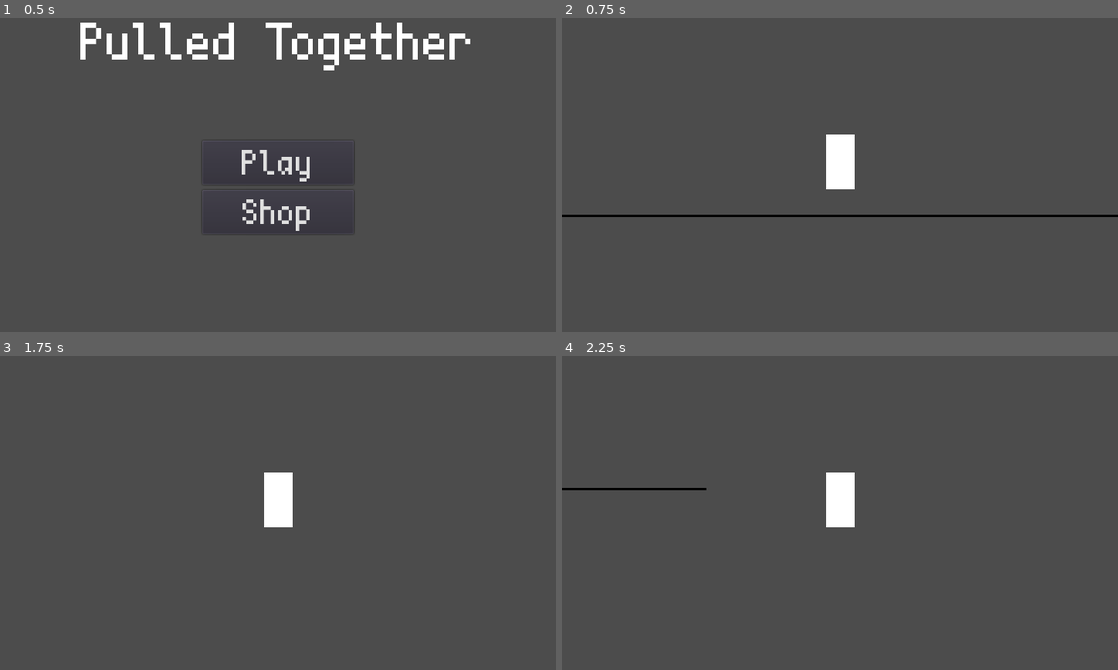
Above: before the commit, frames 1-4 (two rows, left to right).
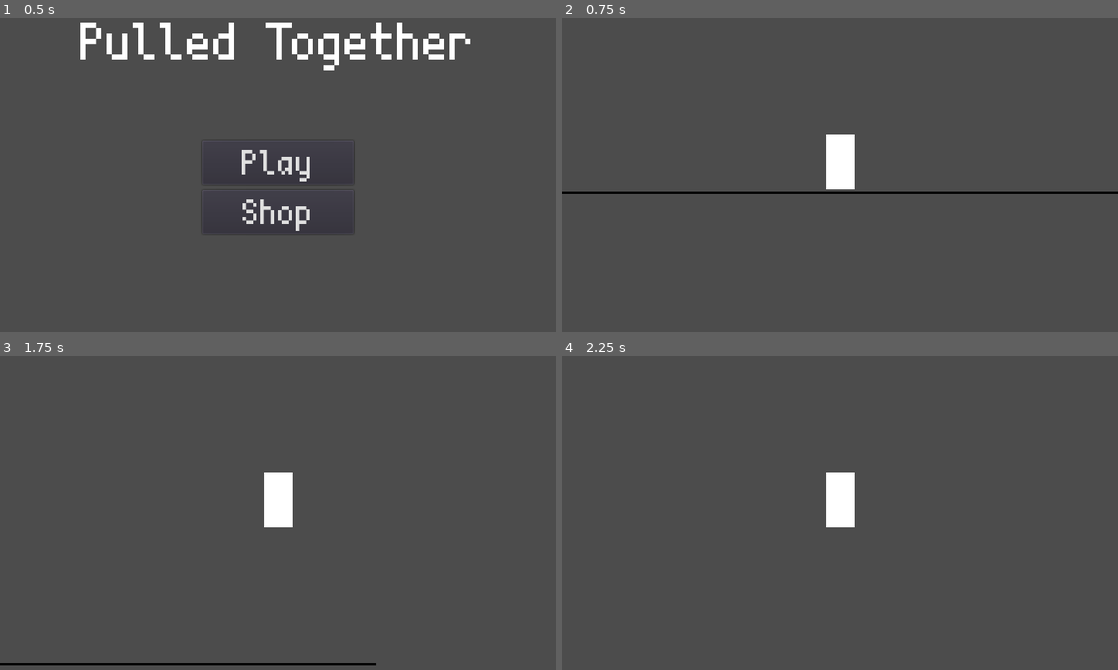
Above: after the commit, the same moments.

Repository: ShadowFungi/Pulled-Together
Game: Godot game, scene res://Scenes/Menus/MainMenu.tscn
Same seed, same stepped clock (60 frames per second), same inputs: the game is played once before the commit and once after it.
Inputs (mouse positions are in pixels of both pictures, inside the frame that each line leads up to):
- Up to frame 1 (0.5 s): no input
- Up to frame 2 (0.75 s): click "Play" at 0.5 s
- Up to frame 3 (1.75 s): tap Enter at 1.25 s; move the mouse to (400, 481) at 1.27 s; hold D (move_right) from 1.28 s (still down); click (400, 481) at 1.35 s; tap W (jump) at 1.52 s
- Up to frame 4 (2.25 s): keep holding D (move_right); move the mouse to (728, 519) at 2.02 s; click (728, 519) at 2.1 s

Frame 1 is identical in both runs. In frame 2, 1.5% of the frame differs, in the area x 0-100%, y 55-64%; in frame 3, 0.5%; in frame 4, 0.2%.

Commit message:
Prob added a reasonable gravity

Diff:
--- a/Scripts/Player/player.gd
+++ b/Scripts/Player/player.gd
@@ -6,7 +6,7 @@
 export var jump_strength := 1500.0
 export var max_jumps := 2
 export var double_jump_strength := 1200.0
-export var gravity := 4500.0
+export var gravity := 7000
 
 var _jumps_made := 0
 var _velocity := Vector2.ZERO
